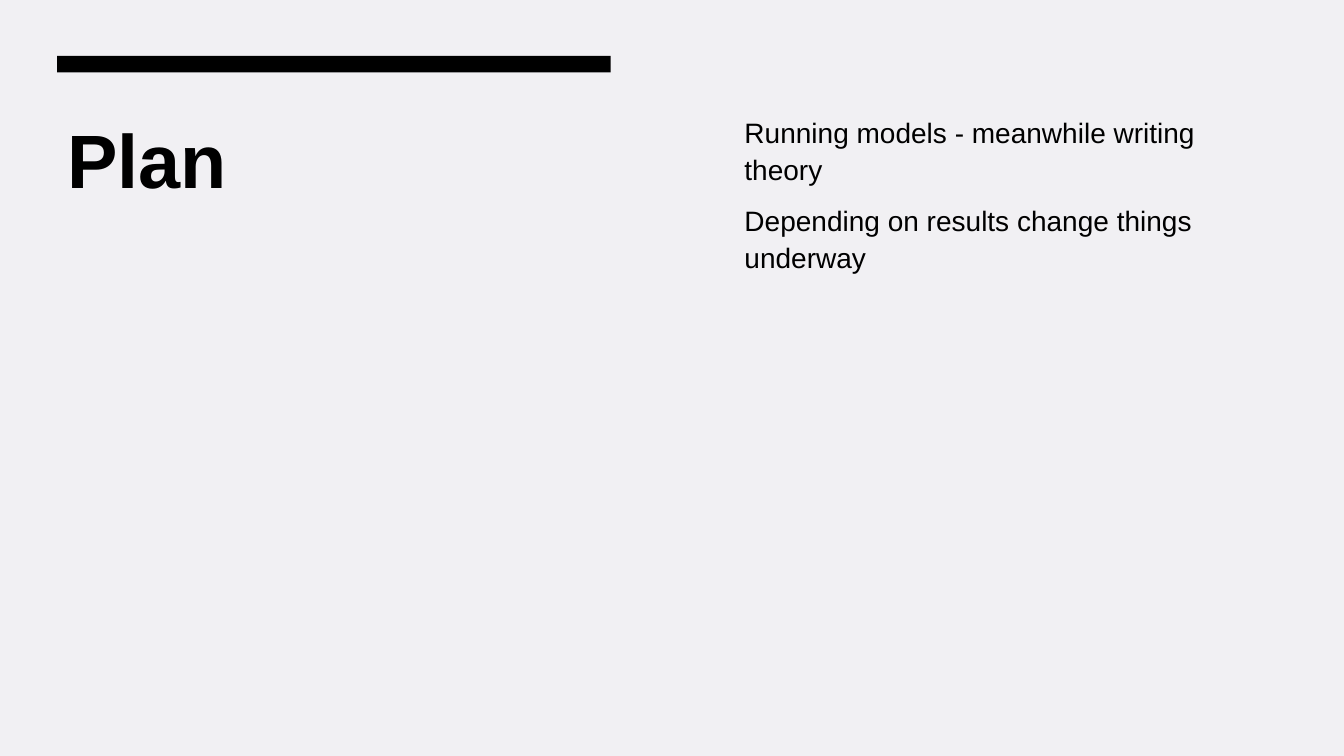
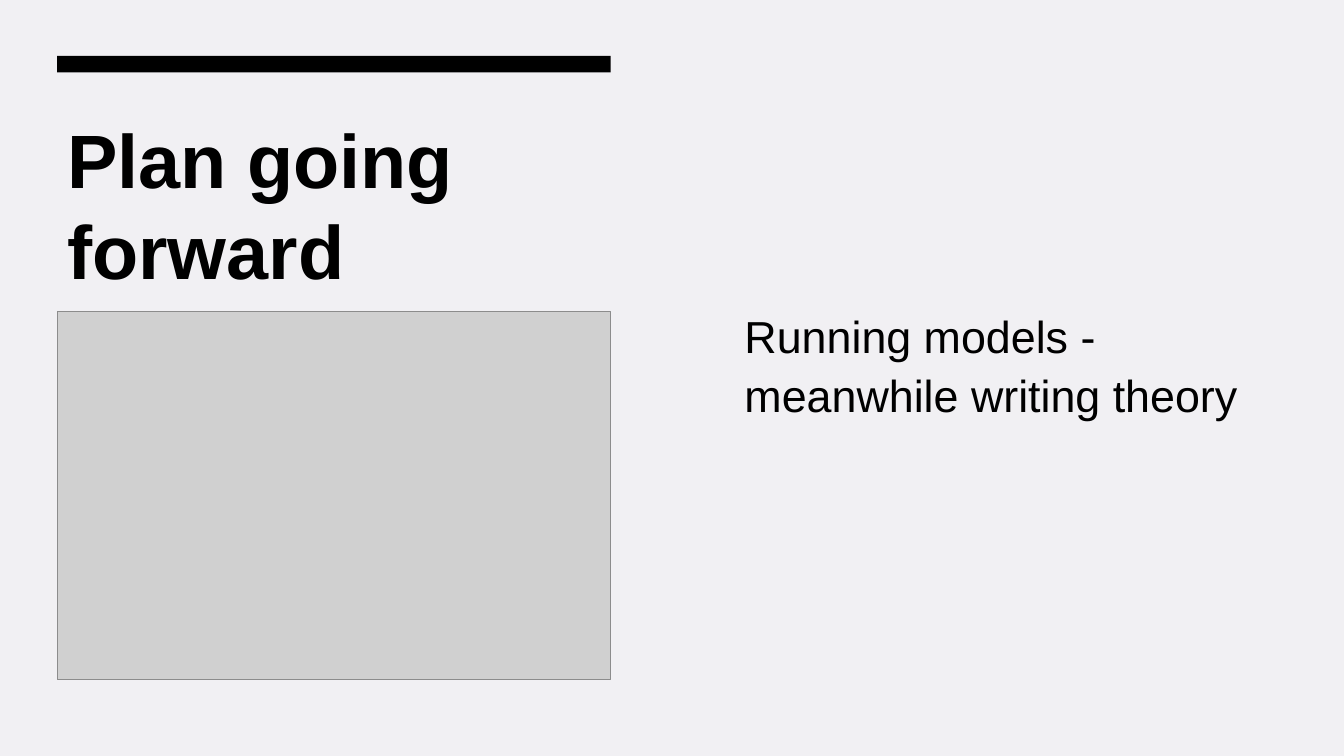
Before and after one commit to sjurmsc/MSC2023, a slide deck: slide 6 of Meeting Presentations/06.10.2022_General_meeting.pptx (slide 5 before the commit). Drawn at 1344x756 pixels with LibreOffice and Linux fonts; fonts in the diff are those of the drawing; grey boxes stand for pictures. Boxes give left, top, right and bottom in pixels: in the first picture for what was removed or moved away, otherwise in the second. Text is boxed around its words. In the diff, an @@ line names an element or a change of style, - is before the commit and + after.

```diff
--- a/Meeting Presentations/06.10.2022_General_meeting.pptx
+++ b/Meeting Presentations/06.10.2022_General_meeting.pptx
@@ title at (67,133,453,280): text changed @@
-Plan
+Plan going forward
@@ text at (744,210,1192,273): paragraph removed @@
-Depending on results change things underway
@@ text "Running models - meanwhile writing ...": place and size @@
-text "Running models - meanwhile writing ..." at (744,122,1195,273)
+text "Running models - meanwhile writing ..." at (744,320,1237,421)
@@ text "Running models - meanwhile writing ..." at (744,320,1237,421): size 20 to 32 pt @@
@@ picture added at (57,312,611,681) @@
```
Also in this commit, not shown: 9 other slides changed, 6 slides added, 1 slide removed, 4 other files.
